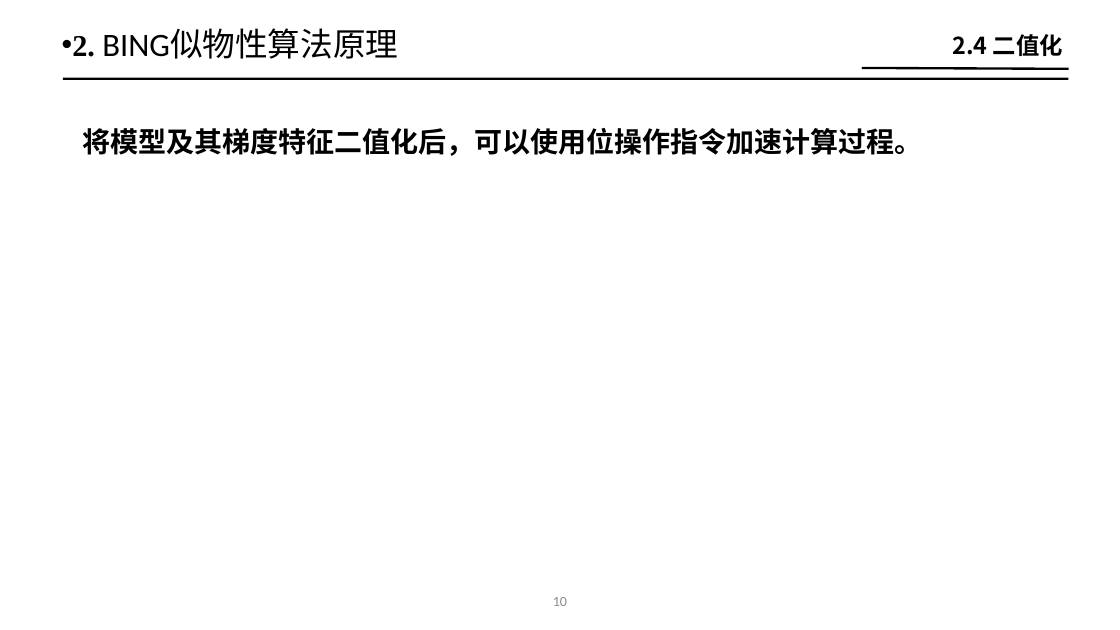
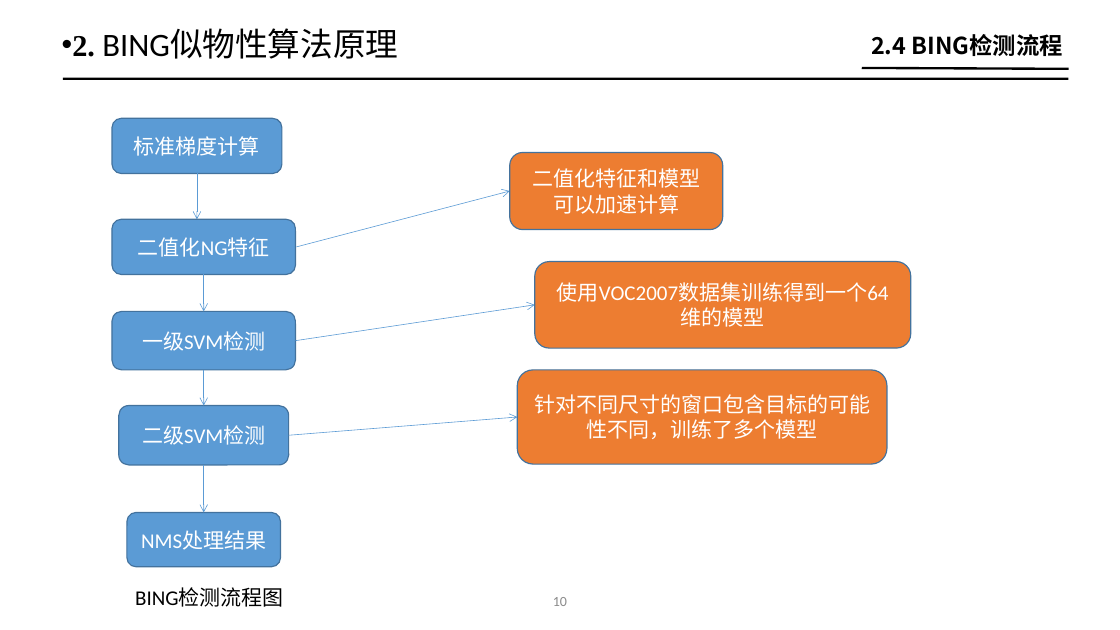
Before and after one commit to ailungoal/paper, a slide deck: slide 9 of 【王卫芳】硕士学位论文答辩.pptx (slide 11 before the commit). Drawn at 1120x630 pixels with LibreOffice and Linux fonts; fonts in the diff are those of the drawing. Boxes give left, top, right and bottom in pixels: in the first picture for what was removed or moved away, otherwise in the second. Text is boxed around its words. In the diff, an @@ line names an element or a change of style, - is before the commit and + after.

```diff
--- a/【王卫芳】硕士学位论文答辩.pptx
+++ b/【王卫芳】硕士学位论文答辩.pptx
@@ text at <box>871,34,1062,56</box>: text changed @@
-2.4 二值化
+2.4 BING检测流程
@@ rounded rectangle added at <box>112,118,281,174</box>, fill #5B9BD5, outline #43739E 1 pt, 18 pt, text #FFFFFF @@
+标准梯度计算
@@ text removed at <box>83,128,923,156</box> @@
-将模型及其梯度特征二值化后，可以使用位操作指令加速计算过程。
@@ arrow added from (197, 174) to (197, 219), #5B9BD5 0.5 pt @@
@@ rounded rectangle added at <box>510,153,723,230</box>, fill #ED7D31, outline #43739E 1 pt, 18 pt, text #FFFFFF @@
+二值化特征和模型可以加速计算
@@ arrow added from (297, 247) to (510, 191), #5B9BD5 0.5 pt @@
@@ rounded rectangle added at <box>112,219,295,275</box>, fill #5B9BD5, outline #43739E 1 pt, 18 pt, text #FFFFFF @@
+二值化NG特征
@@ rounded rectangle added at <box>535,261,912,348</box>, fill #ED7D31, outline #43739E 1 pt, 18 pt, text #FFFFFF @@
+使用VOC2007数据集训练得到一个64维的模型
@@ arrow added from (204, 275) to (204, 312), #5B9BD5 0.5 pt @@
@@ rounded rectangle added at <box>112,312,295,371</box>, fill #5B9BD5, outline #43739E 1 pt, 18 pt, text #FFFFFF @@
+一级SVM检测
@@ arrow added from (296, 341) to (535, 305), #5B9BD5 0.5 pt @@
@@ arrow added from (204, 370) to (204, 406), #5B9BD5 0.5 pt @@
@@ rounded rectangle added at <box>518,370,887,464</box>, fill #ED7D31, outline #43739E 1 pt, 18 pt, text #FFFFFF @@
+针对不同尺寸的窗口包含目标的可能性不同，训练了多个模型
@@ rounded rectangle added at <box>118,406,288,465</box>, fill #5B9BD5, outline #43739E 1 pt, 18 pt, text #FFFFFF @@
+二级SVM检测
@@ arrow added from (289, 435) to (518, 417), #5B9BD5 0.5 pt @@
@@ arrow added from (204, 465) to (204, 513), #5B9BD5 0.5 pt @@
@@ rounded rectangle added at <box>127,513,281,567</box>, fill #5B9BD5, outline #43739E 1 pt, 18 pt, text #FFFFFF @@
+NMS处理结果
@@ text added at <box>135,587,284,607</box>, 18 pt, text #000000 @@
+BING检测流程图
```
Also in this commit, not shown: 11 other slides changed, 7 slides added, 16 slides removed, 1 other file.
